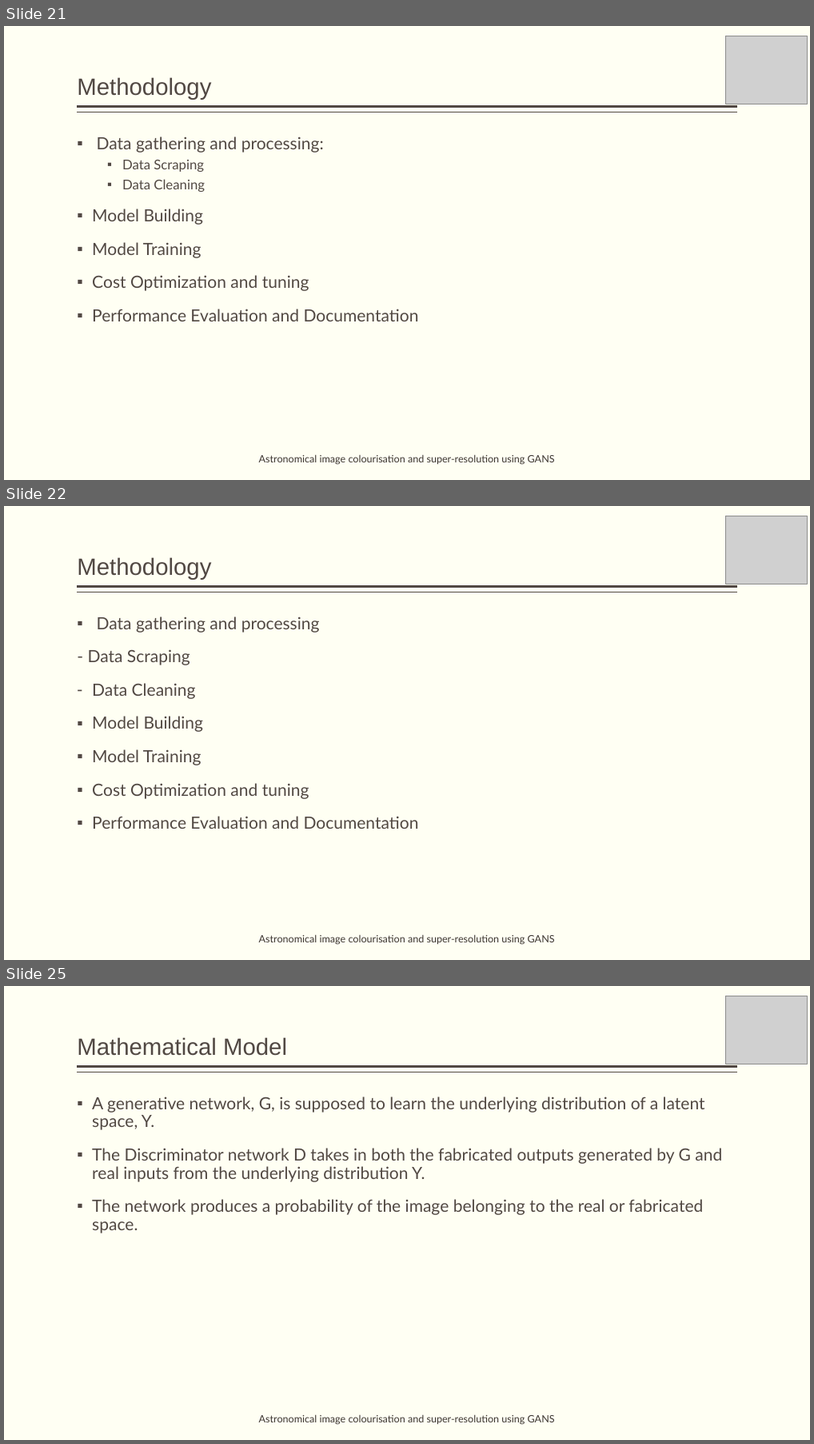
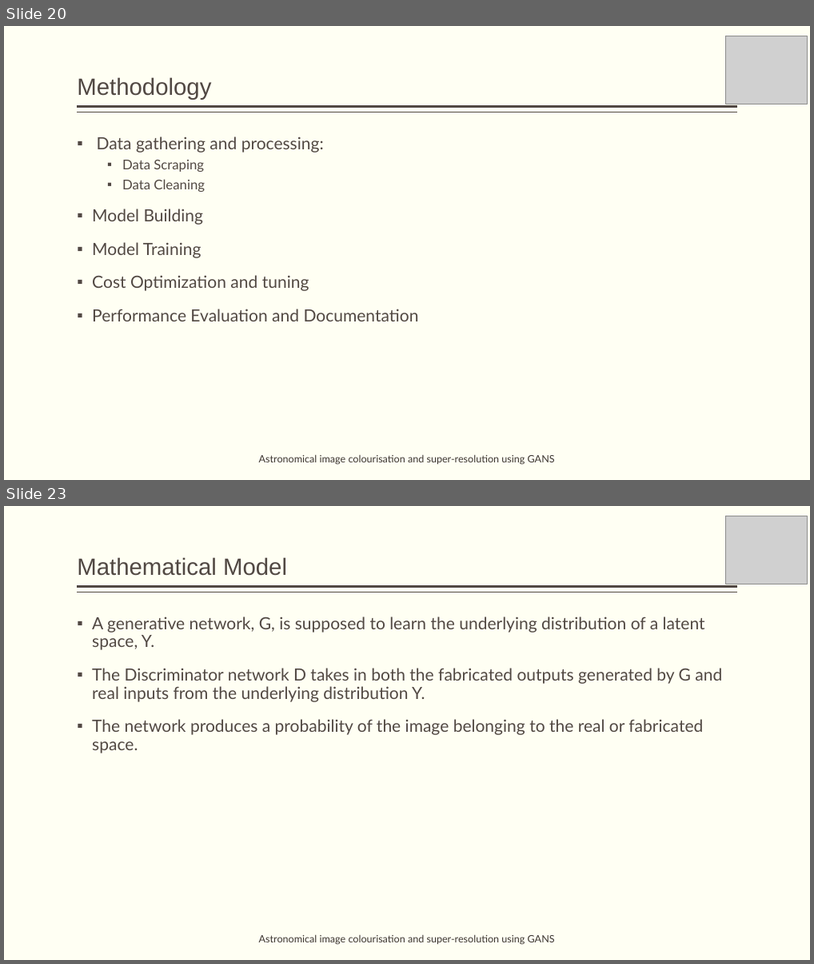
Before and after one commit to obi-wan-shinobi/Literature-Review, a slide deck: Presentation/Stage_1/stage_1_presentation.pptx. Shown one above the other, each under a label of ours: slides 21, 22 and 25 before the commit, slides 20 and 23 after it; the slides between them are not shown. The pictures are 814x1444 and 814x964 pixels, drawn with LibreOffice and Linux fonts; fonts in the diff are those of the drawing; grey boxes stand for pictures. Boxes give left, top, right and bottom in pixels: in the first picture for what was removed or moved away, otherwise in the second. Text is boxed around its words. In the diff, an @@ line names an element or a change of style, - is before the commit and + after.

```diff
--- a/Presentation/Stage_1/stage_1_presentation.pptx
+++ b/Presentation/Stage_1/stage_1_presentation.pptx
@@ slide 22 removed at [4,506,810,960], background #FFFFF3; not listed: 2 template elements that a slide beside it also shows @@
@@ picture removed at [726,516,808,584] @@
@@ title removed at [77,557,211,580] @@
-Methodology
@@ text removed at [88,616,419,828] @@
-▪ Data gathering and processing
-- Data Scraping
-– Data Cleaning
-▪ Model Building
-▪ Model Training
-▪ Cost Optimization and tuning
-▪ Performance Evaluation and Documentation
@@ text removed at [259,934,555,944] @@
-Astronomical image colourisation and super-resolution using GANS
@@ what was slide 21 is now slide 20 @@
@@ what was slide 25 is now slide 23 @@
```
Also in this commit, not shown: 18 slides changed, 1 slide added, 2 other slides removed, 9 other files.
